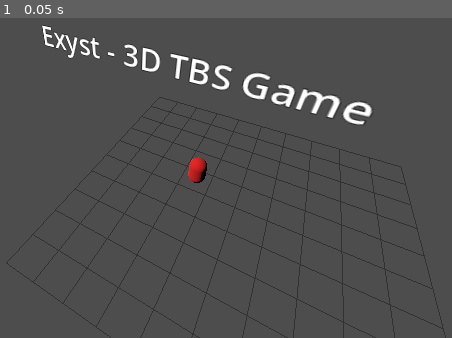
Above: before the commit, frame 1.
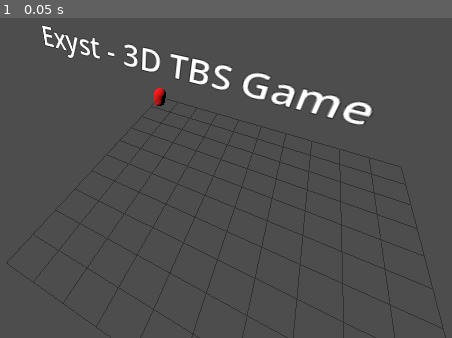
Above: after the commit, the same moment.

Repository: abadiu/exyst
Game: Godot game, scene res://scenes/main.tscn
The game is run twice, just before and just after one commit, with the same random seed, the same clock (stepped at 60 frames per second) and the same inputs.
Inputs:
- Up to frame 1 (0.05 s): no input

The runs differ from the first frame. In frame 1, 0.4% of the frame differs, in the area x 34-46%, y 21-52%.
Error after the commit: Invalid call. Nonexistent function 'move_to_grid' in base 'CharacterBody3D (unit.gd)'. (res://scripts/main.gd:23)

Commit message:
Adding  turn manaer and second player -errors

Diff:
--- a/scenes/main.tscn
+++ b/scenes/main.tscn
@@ -1,11 +1,14 @@
-[gd_scene load_steps=4 format=3 uid="uid://dk7ftsy141jmc"]
+[gd_scene load_steps=5 format=3 uid="uid://dk7ftsy141jmc"]
 
 [ext_resource type="Script" uid="uid://c0o5dirdppvda" path="res://scripts/main.gd" id="1_ig7tw"]
 [ext_resource type="PackedScene" uid="uid://dy277j6bovcpe" path="res://scenes/grid.tscn" id="2_0wfyh"]
+[ext_resource type="PackedScene" uid="uid://dewh1g82ti2gs" path="res://scenes/turn_manager.tscn" id="2_jyhfs"]
 [ext_resource type="PackedScene" uid="uid://cv3c6huknonl3" path="res://scenes/unit.tscn" id="3_sugp2"]
 
 [node name="Main" type="Node3D"]
 script = ExtResource("1_ig7tw")
+
+[node name="TurnManager" parent="." instance=ExtResource("2_jyhfs")]
 
 [node name="DirectionalLight3D" type="DirectionalLight3D" parent="."]
 transform = Transform3D(0.707107, 0.5, -0.5, 0, 0.707107, 0.707107, 0.707107, -0.5, 0.5, 0, 0, 0)
--- /dev/null
+++ b/scenes/turn_manager.tscn
@@ -0,0 +1,6 @@
+[gd_scene load_steps=2 format=3 uid="uid://dewh1g82ti2gs"]
+
+[ext_resource type="Script" uid="uid://b7gcicti3fcos" path="res://scripts/turn_manager.gd" id="1_3c2a3"]
+
+[node name="TurnManager" type="Node"]
+script = ExtResource("1_3c2a3")
--- /dev/null
+++ b/scripts/game_enums.gd
@@ -0,0 +1,6 @@
+extends Node
+
+enum Players {
+	PLAYER_1,
+	PLAYER_2
+}
--- a/scripts/main.gd
+++ b/scripts/main.gd
@@ -1,32 +1,45 @@
 extends Node3D
 
-var current_highlight = Vector2(-1, -1)
+const Players = preload("res://scripts/game_enums.gd").Players
+
+var turn_manager: Node
 
 func _ready():
-	print("Exyst - 3D Project initialized successfully!")
+	# Try to get the TurnManager node
+	turn_manager = get_node_or_null("TurnManager")
 
-	# Set up unit with reference to grid
-	$Unit.grid = $Grid
-	$Unit.move_to_grid(3, 4)  # Place unit at grid position (3,4)
+	if not turn_manager:
+		# Create TurnManager programmatically if it doesn't exist
+		turn_manager = Node.new()
+		turn_manager.name = "TurnManager"
+		var turn_manager_script = load("res://scripts/turn_manager.gd")
+		turn_manager.set_script(turn_manager_script)
+		add_child(turn_manager)
 
-func _process(delta):
-	# Quit game with Escape key
+	# Set up units with grid and turn manager references
+	var unit = $Unit
+	unit.grid = $Grid
+	unit.turn_manager = turn_manager
+	unit.move_to_grid(3, 4)
+
+	# Create a second unit for the other player
+	var unit2 = load("res://scenes/unit.tscn").instantiate()
+	unit2.player = Players.PLAYER_2
+	unit2.grid = $Grid
+	unit2.turn_manager = turn_manager
+	unit2.move_to_grid(6, 7)
+	add_child(unit2)
+
+	# Connect turn manager signals
+	turn_manager.connect("turn_started", Callable(self, "_on_turn_started"))
+	turn_manager.connect("turn_ended", Callable(self, "_on_turn_ended"))
+
+func _on_turn_started(player):
+	print("Turn started for Player ", player + 1)
+
+func _on_turn_ended(player):
+	print("Turn ended for Player ", player + 1)
+
+func _process(_delta):
 	if Input.is_action_just_pressed("ui_cancel"):
 		get_tree().quit()
-
-	# Handle mouse interaction with the grid
-	if Input.is_mouse_button_pressed(MOUSE_BUTTON_LEFT):
-		var mouse_pos = get_viewport().get_mouse_position()
-		var from = $Camera3D.project_ray_origin(mouse_pos)
-		var to = from + $Camera3D.project_ray_normal(mouse_pos) * 1000
-
-		var space_state = get_world_3d().direct_space_state
-		var query = PhysicsRayQueryParameters3D.create(from, to)
-		var result = space_state.intersect_ray(query)
-
-		if result:
-			var grid_pos = $Grid.world_to_grid(result.position)
-			if grid_pos != current_highlight:
-				current_highlight = grid_pos
-				$Grid.highlight_cell(int(grid_pos.x), int(grid_pos.y))
-				print("Selected grid cell: ", grid_pos)
--- /dev/null
+++ b/scripts/turn_manager.gd
@@ -0,0 +1,43 @@
+extends Node
+
+# Import the Players enum
+const Players = preload("res://scripts/game_enums.gd").Players
+
+# Current active player
+var current_player: Players = Players.PLAYER_1
+
+# Tracks units for each player
+var player_units = {
+	Players.PLAYER_1: [],
+	Players.PLAYER_2: []
+}
+
+# Signals for turn management
+signal turn_started(player)
+signal turn_ended(player)
+
+func _ready():
+	# Initial turn setup
+	emit_signal("turn_started", current_player)
+
+# Add a unit to a player's roster
+func register_unit(unit, player: Players):
+	player_units[player].append(unit)
+
+# End the current turn
+func end_turn():
+	emit_signal("turn_ended", current_player)
+
+	# Switch to next player
+	current_player = Players.PLAYER_1 if current_player == Players.PLAYER_2 else Players.PLAYER_2
+
+	emit_signal("turn_started", current_player)
+	print("Turn switched to Player ", current_player + 1)
+
+# Get current active player
+func get_current_player() -> Players:
+	return current_player
+
+# Check if it's a specific player's turn
+func is_player_turn(player: Players) -> bool:
+	return current_player == player
--- a/scripts/unit.gd
+++ b/scripts/unit.gd
@@ -1,4 +1,7 @@
 extends CharacterBody3D
+
+# Import the Players enum
+const Players = preload("res://scripts/game_enums.gd").Players
 
 # Unit properties
 @export var unit_name: String = "Soldier"
@@ -6,24 +9,29 @@
 @export var health: int = 10
 @export var attack_power: int = 3
 
+# Player assignment
+@export var player: Players = Players.PLAYER_1
+
+# Reference to turn manager (explicitly defined)
+var turn_manager: Node = null
+
 # Grid position
 var grid_x: int = 0
 var grid_z: int = 0
 
 # Reference to the grid
-var grid
+var grid: Node = null
 
 func _ready():
-	# Set up visual appearance
+	# Set up visual appearance based on player
 	var material = StandardMaterial3D.new()
-	material.albedo_color = Color(0.9, 0.1, 0.1)  # Red for now
+	material.albedo_color = Color.RED if player == Players.PLAYER_1 else Color.BLUE
 	$MeshInstance3D.material_override = material
 
-# Move the unit to a new grid position
-func move_to_grid(x: int, z: int):
-	grid_x = x
-	grid_z = z
+	# Ensure collision detection
+	$CollisionShape3D.disabled = false
 
+	# Set up initial position
 	if grid:
 		position = Vector3(
 			grid_x * grid.cell_size + grid.cell_size/2,
@@ -31,19 +39,8 @@
 			grid_z * grid.cell_size + grid.cell_size/2
 		)
 
-# Check if a grid position is within movement range
-func is_in_move_range(x: int, z: int) -> bool:
-	var distance = abs(x - grid_x) + abs(z - grid_z)
-	return distance <= move_range
+	# Register with turn manager
+	if turn_manager:
+		turn_manager.register_unit(self, player)
 
-# Take damage
-func take_damage(amount: int) -> bool:
-	health -= amount
-	if health <= 0:
-		die()
-		return true
-	return false
-
-	# Unit death
-func die():
-	queue_free()
+# Rest of the script remains the same...
Not shown, added: scripts/game_enums.gd.uid
Not shown, added: scripts/turn_manager.gd.uid
